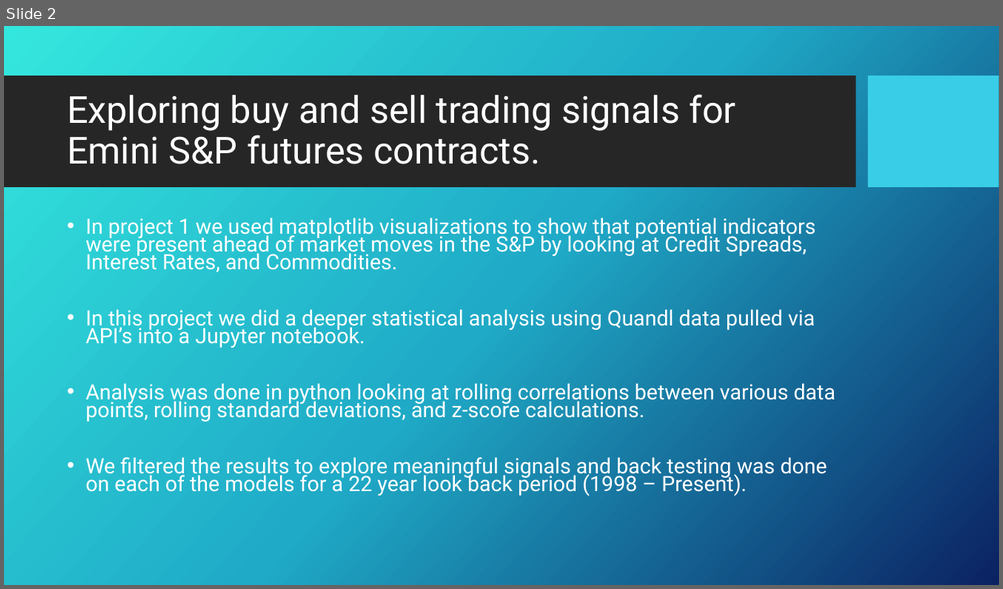
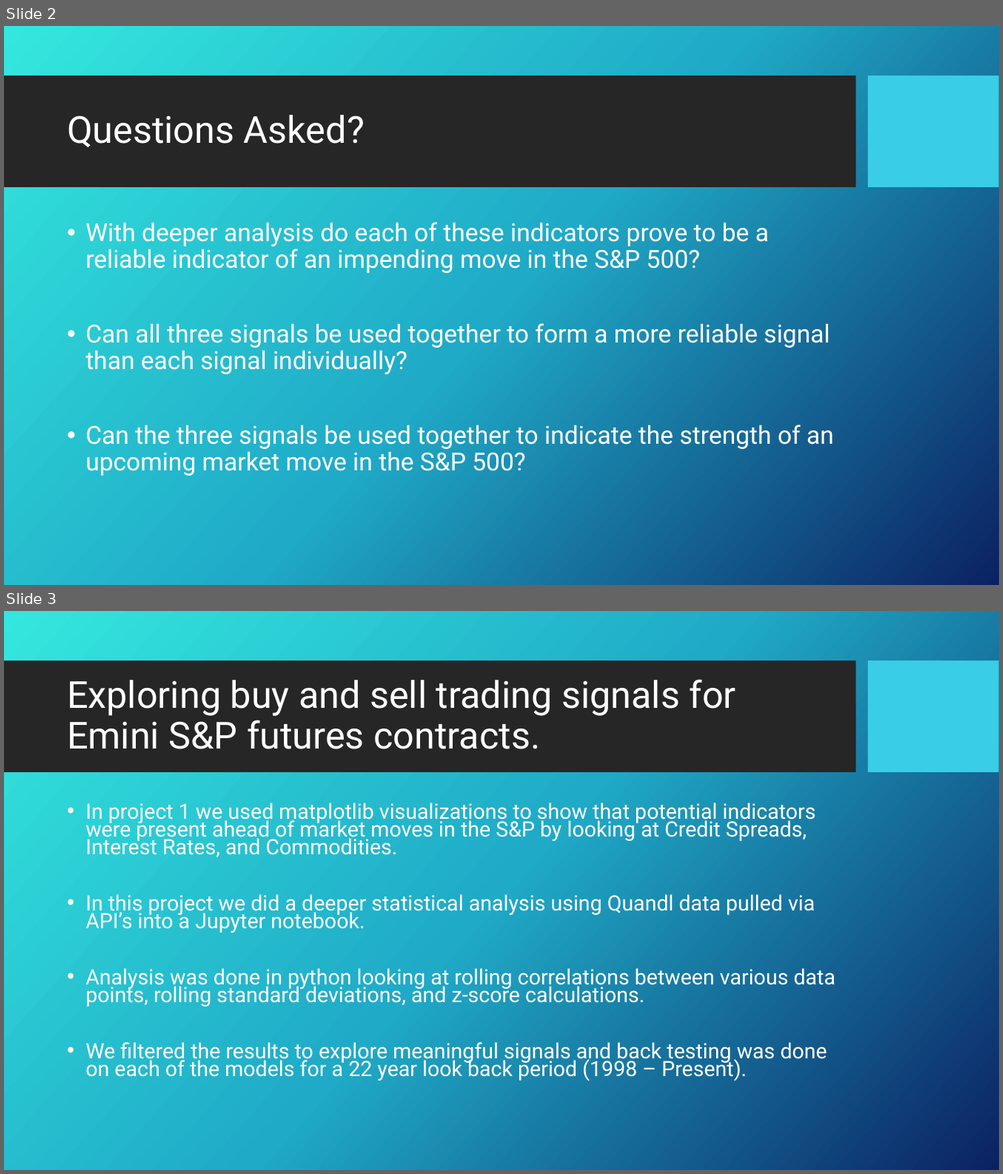
Before and after one commit to gfisherjr/Market_Movement_Indicators, a slide deck: starter_files/Bruce/Market Movement Indicators.pptx. Shown one above the other, each under a label of ours: slide 2 before the commit, slides 2 and 3 after it. The pictures are 1003x589 and 1003x1174 pixels, drawn with LibreOffice and Linux fonts; fonts in the diff are those of the drawing; background and template pictures are left out. Boxes give left, top, right and bottom in pixels: in the first picture for what was removed or moved away, otherwise in the second. Text is boxed around its words. In the diff, an @@ line names an element or a change of style, - is before the commit and + after.

```diff
--- a/starter_files/Bruce/Market Movement Indicators.pptx
+++ b/starter_files/Bruce/Market Movement Indicators.pptx
@@ slide 2 added at [4, 26, 999, 585], background picture (left out); not listed: 2 template elements that a slide beside it also shows @@
@@ title added at [67, 115, 364, 147], 36 pt, text #FFFFFF @@
+Questions Asked?
@@ text added at [85, 222, 834, 476], 24 pt, text #FFFFFF @@
+• With deeper analysis do each of these indicators prove to be a reliable indicator of an impending move in the S&P 500?
+• Can all three signals be used together to form a more reliable signal than each signal individually?
+• Can the three signals be used together to indicate the strength of an upcoming market move in the S&P 500?
@@ what was slide 2 is now slide 3 @@
```
Also in this commit, not shown: 1 slide changed.
